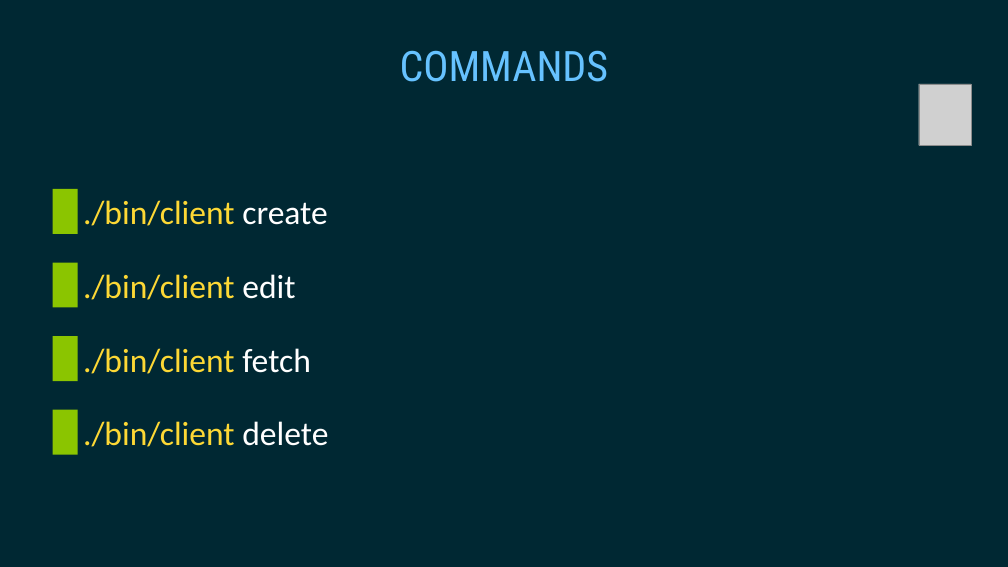
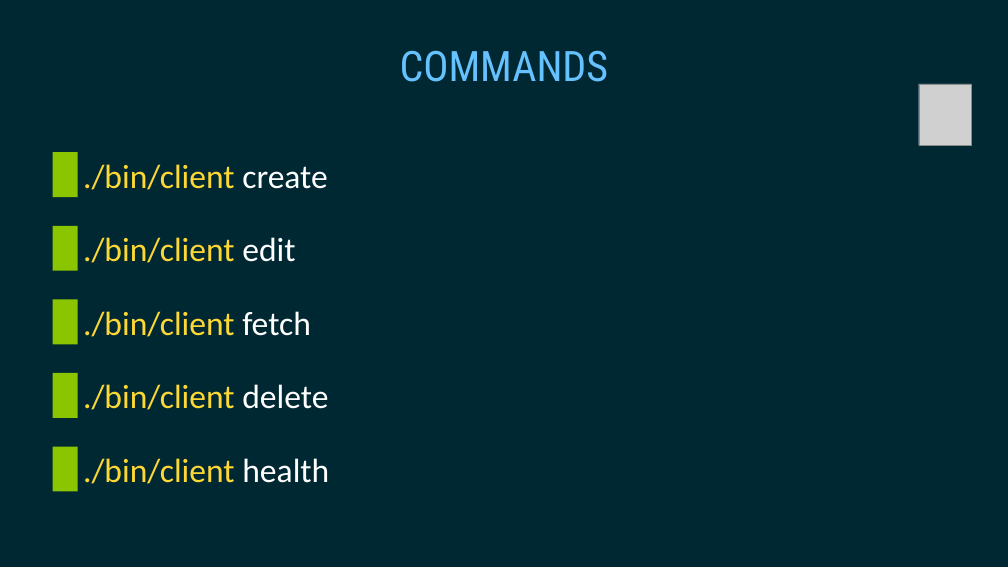
Before and after one commit to gophertuts/reminders-cli, a slide deck: slide 3 of slides/client/Switch.pptx. Drawn at 1008x567 pixels with LibreOffice and Linux fonts; fonts in the diff are those of the drawing; grey boxes stand for pictures. Boxes give left, top, right and bottom in pixels: in the first picture for what was removed or moved away, otherwise in the second. Text is boxed around its words. In the diff, an @@ line names an element or a change of style, - is before the commit and + after.

```diff
--- a/slides/client/Switch.pptx
+++ b/slides/client/Switch.pptx
@@ 4 texts, 4 rectangles: place and size @@
-4 texts, 4 rectangles at (53, 189, 328, 455)
+4 texts, 4 rectangles at (53, 152, 328, 418)
@@ rectangle added at (53, 446, 77, 491), fill #8BC500 @@
@@ text added at (83, 458, 329, 484), 64 pt, text #FDD835 @@
+./bin/client health
```
Also in this commit, not shown: 4 other slides changed, 2 slides added, 2 slides removed, 2 other files.
